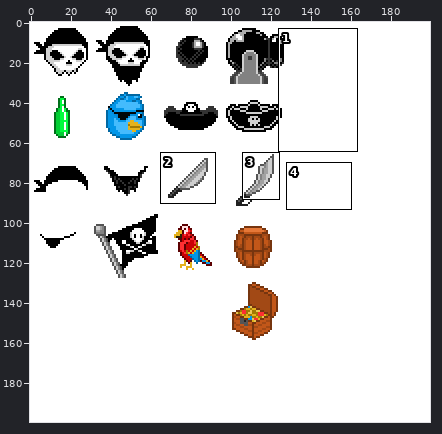
A sprite sheet gets an edit: pirate_icons.png. Above: a wide view before the commit, with the close-up outlined.
Close-up. Earlier state:
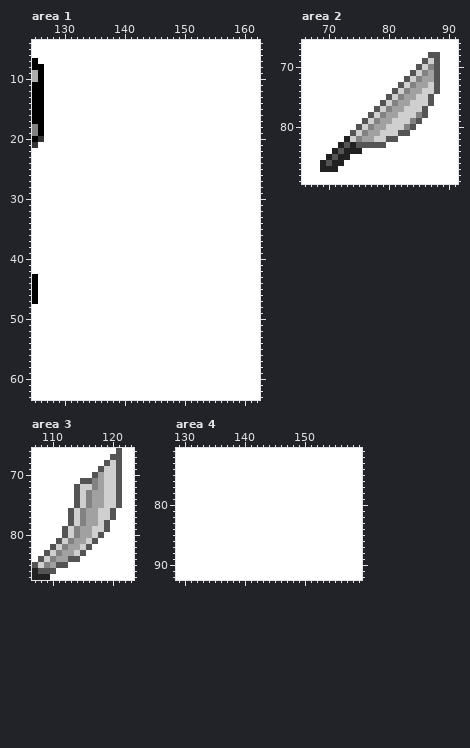
The file is 200x200 pixels. Colours within 5 levels of each other are drawn and written as one. Shown: area 1: x 125..162, y 4..63; area 2: x 66..91, y 66..89; area 3: x 107..123, y 66..87; area 4: x 129..159, y 71..92. The commit also changed other parts of the picture, which this record leaves out.
The result:
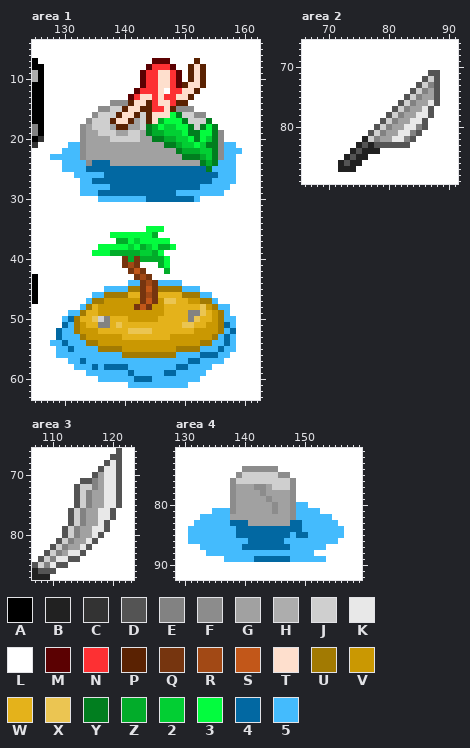
Palette (. is transparent): A #000000  B #212121  C #333333  D #545454  E #828282  F #8c8c8c  G #a1a1a1  H #adadad  J #cfcfcf  K #e8e8e8  L #ffffff  M #5b0102  N #fd3033  P #5a2202  Q #76350f  R #a24915  S #c25719  T #fedfcd  U #a27a02  V #ca9802  W #e4b21b  X #ebc552  Y #017e1f  Z #02ac2a  2 #02cf33  3 #03fc3e  4 #0268a2  5 #44bbfd
Difference:
Changed rows in their new state; - is an unchanged pixel.
Area 1:
first column x 128:
 7 -----------------MMM----P-------
 8 ----------------MNNNM--PTP------
 9 ---------------MNNTTNM-PTP------
10 ---------------MNNTTNM-PTP------
11 ---------------MNNTTNMPTTP------
12 --------------MNNNT-NNTTP-------
13 -------------MNTTNTNNTTP--------
14 ----------FFFPTTPNTTNPP---------
15 --------FFJJPTTPPNNTPFFF--------
16 -------FJJJPTTPJPTTT3YJJFF------
17 ------FJJJPTTPGJPTZ333YJJJY-----
18 -----FGJJJGPPGGJYZ32233YJY3Y----
19 -----FGGJJJGGJJGYZZ2223YY33YF---
20 -----FGGGGJJJJJGGYYZZ223Y32YF---
21 ---55FGGGGGGGGGGGGGYYZ2232YYF55-
22 --555FGGGGGGGGGGGGGGGYZZZ22YF555
23 55555FGGGGGGGGGGGGGGGGYYYZ2YF55-
24 --5555F444GGGGGGGGGGGGGGGYZY555-
25 --555544444444444444444444Y5555-
26 ----555554444444444444444444555-
27 -----55444444444444444444445555-
28 -----5555544444444444444455555--
29 -----555444444444444455555555---
30 --------55555555444444445-------
first column x 128:
35 ----------------333------------
36 ----------3333333Z-------------
37 -----------ZZ3233333-----------
38 --------3333323Z23ZZ3----------
39 -------333ZZZZZ22Z3------------
40 ------------QZQZZZZ3-----------
41 ------------QRQ---Z3-----------
42 -------------QSQ---Z-----------
43 --------------QRQ--------------
44 -------------55QRQ5555---------
45 ---------5555UUQSQUUUU555------
46 -------55UUUUWWQRQWWWWUUU55----
47 ------5UUVVVVVVQSQVXXWWVVUU5---
48 -----5UWVVVVVVQSQVVWWWWWWXVU55-
49 ---55UWWVVVVVVVVVVVWWWWEEXWVU5-
50 --54UWWXJEWWWVVVVVWWWWWEXWWVU55
51 --45UVWWEEWXWWWWWWWWWWXXWWVVU45
52 -455UVVVWWWWWXXXXWWWWWWWVVVVU54
53 -4555UVVVVVVWWWWWWWWVVVVVVVU545
54 554555UUVVVVVVVVVVVVVVVVVUU5545
55 -5545555UUUUVVVVVVVVVUUUU555455
56 -55555555555UUUUUUUUU555544455-
57 ---55455555555555555555445555--
58 ----55545444455555555445555----
59 ------55555554555554455555-----
60 --------55555544455555555------
61 -------------5555555555--------
Area 2:
first column x 69:
68 ------------------LL
69 -----------------LLL
70 ----------------LLLL
71 ---------------LLLD-
72 --------------LLLDJ-
73 -------------LLLDJE-
74 ------------LLLDJEG-
75 -----------LLLDJEGGD
76 ----------LLLDJEGGKD
77 ---------LLLDJEGGKD-
78 --------LLLDJEGGKKD-
79 -------LLLDJEGGKKD--
80 ------LLLDJEGGKKED--
81 -----LLLDJEGGKKED---
82 ----LLLBJEGGKKED----
83 ---LLLB-B--DDDD-----
84 --LLL-DBBB----------
85 -LLL-DBB------------
86 LLL-DBB-------------
87 LLLBBB--------------
Area 3:
first column x 110:
68 ----------K
69 ---------KK
70 ---------KK
71 ---------KK
72 ---------KK
73 ---------KK
74 ---------KK
75 ---------KK
76 --------KK-
77 --------KK-
78 --------K--
79 -------KK--
80 -------K---
81 ------K----
82 -----K-----
83 ---KK------
84 -KK--------
85 K----------
Area 4:
first column x 131:
74 ---------FFFFFF-----------
75 --------FJJJJJJFF---------
76 -------FJJJJJJJJJF--------
77 -------FGGGFFGJJJF--------
78 -------FGGGGFGGGGF--------
79 -------FGGGGGFGGGF--------
80 -------FGGGGGGFGGF55------
81 ----555FGGGGGGFGGF5555----
82 --55555GGGGGGGGGGF555555--
83 -555555444GGGGGGG44555555-
84 55555555444444444445555555
85 55555555444444444544555555
86 5555555555444444555555555-
87 --555555544444444555555---
88 ---555555555555555555-----
89 ------55555444444555555---
Where, in picture pixels (left, top, right, bottom), the same in both close-ups:
changed: (50, 58, 242, 202)
changed: (50, 226, 236, 388)
changed: (320, 52, 440, 172)
changed: (50, 460, 116, 568)
changed: (188, 466, 344, 562)
